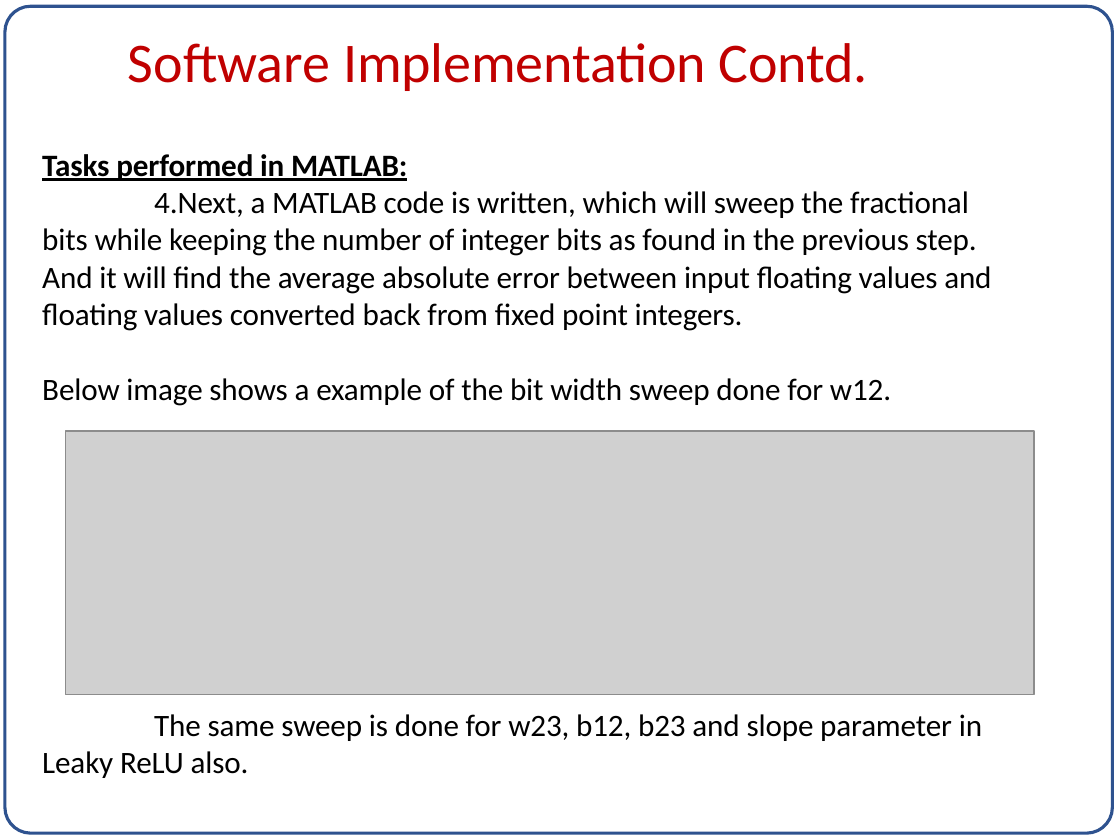
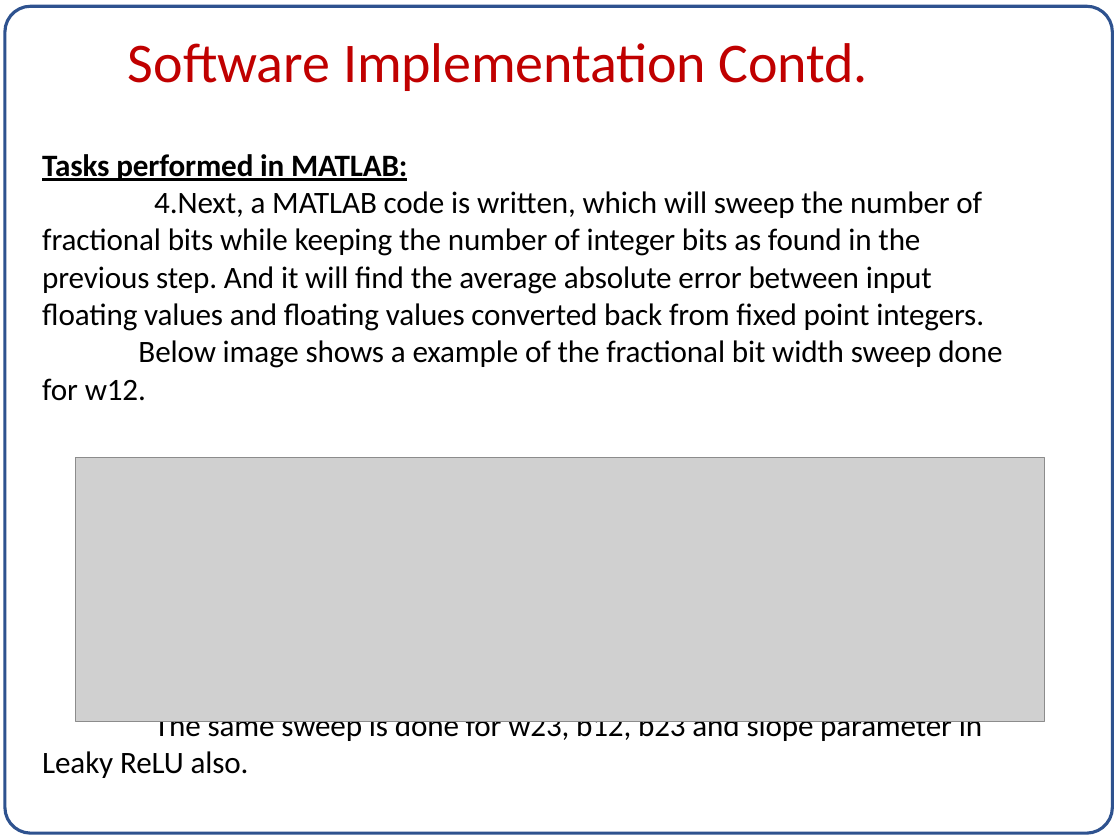
Before and after one commit to ImDanielMarkIsaac/DVLSI_ML_Project, a slide deck: slide 7 of FINAL_FILES/project_template.pptx. Drawn at 1120x840 pixels with LibreOffice and Linux fonts; fonts in the diff are those of the drawing; grey boxes stand for pictures. Boxes give left, top, right and bottom in pixels: in the first picture for what was removed or moved away, otherwise in the second. Text is boxed around its words. In the diff, an @@ line names an element or a change of style, - is before the commit and + after.

```diff
--- a/FINAL_FILES/project_template.pptx
+++ b/FINAL_FILES/project_template.pptx
@@ text at (42,191,1002,401): text changed @@
-4.Next, a MATLAB code is written, which will sweep the fractional bits while keeping the number of integer bits as found in the previous step. And it will find the average absolute error between input floating values and floating values converted back from fixed point integers.
-Below image shows a example of the bit width sweep done for w12.
+4.Next, a MATLAB code is written, which will sweep the number of fractional bits while keeping the number of integer bits as found in the previous step. And it will find the average absolute error between input floating values and floating values converted back from fixed point integers.
+Below image shows a example of the fractional bit width sweep done for w12.
@@ picture: place and size @@
-picture at (65,431,1034,696)
+picture at (76,457,1045,721)
```
Also in this commit, not shown: 25 other slides changed, 18 slides added, 1 other file.
